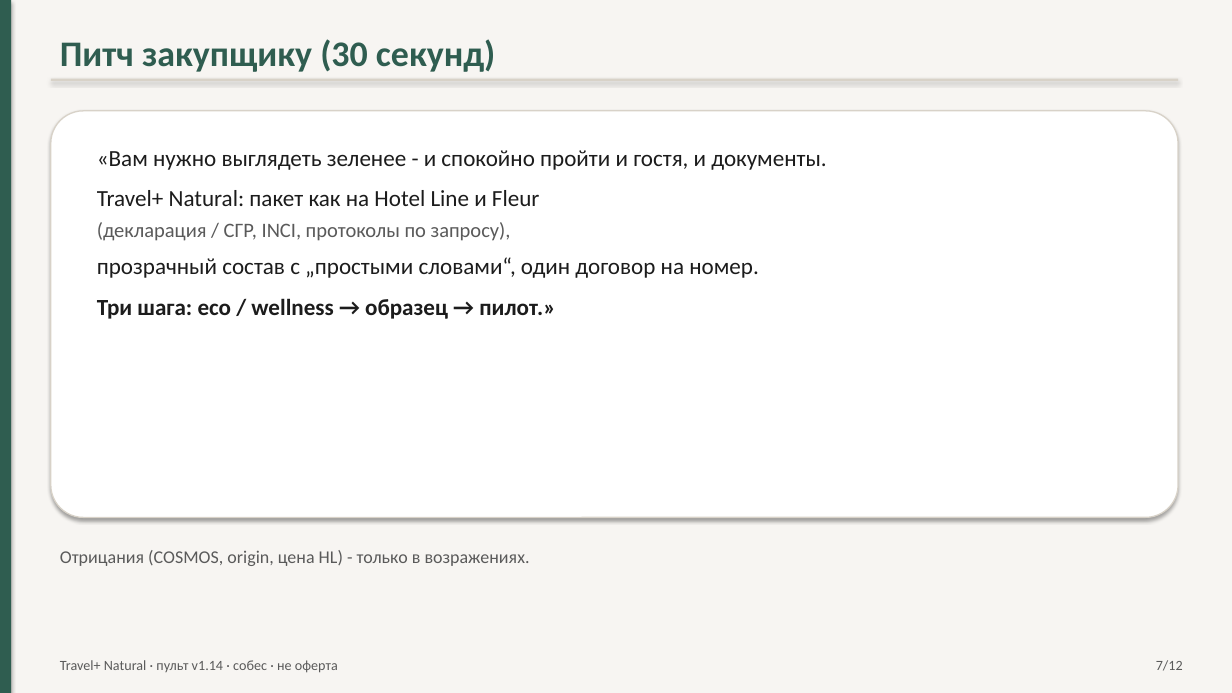
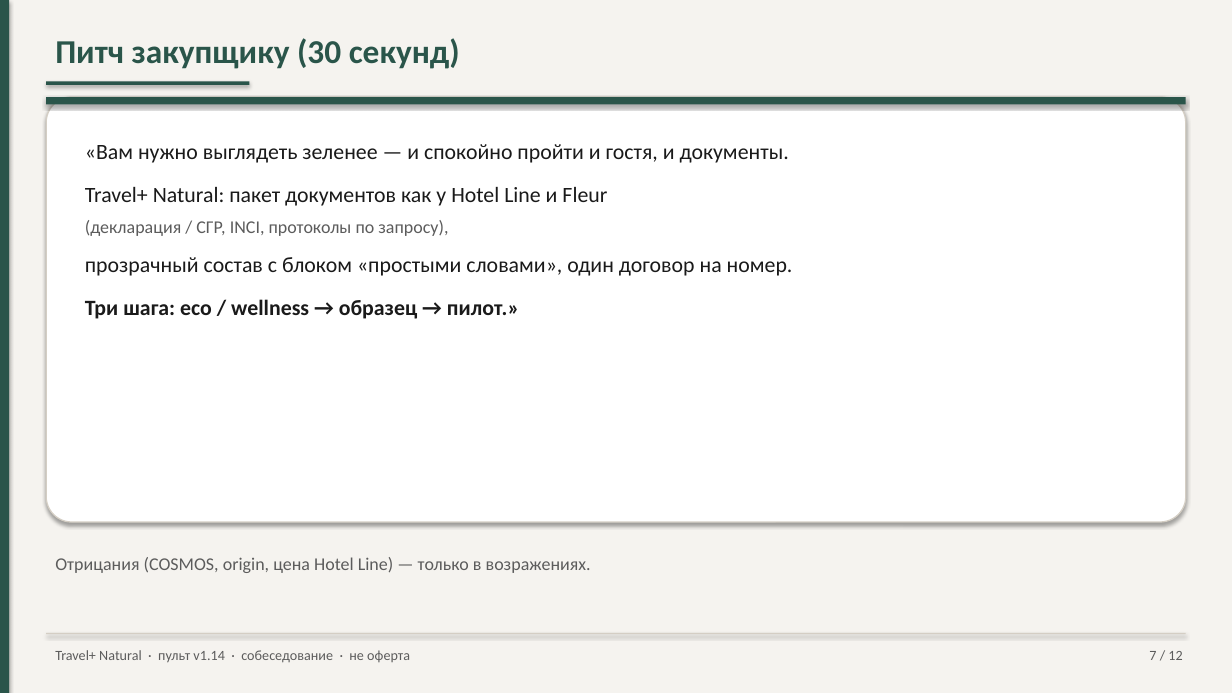
Before and after one commit to pagasbot-coder/Banya-Digital, a slide deck: slide 7 of knowledge-base/presentation-travelplus-interview.pptx. Drawn at 1232x693 pixels with LibreOffice and Linux fonts; fonts in the diff are those of the drawing. Boxes give left, top, right and bottom in pixels: in the first picture for what was removed or moved away, otherwise in the second. Text is boxed around its words. In the diff, an @@ line names an element or a change of style, - is before the commit and + after.

```diff
--- a/knowledge-base/presentation-travelplus-interview.pptx
+++ b/knowledge-base/presentation-travelplus-interview.pptx
@@ rectangle at (x1=0, y1=0, x2=1232, y2=693): fill #F7F5F2 to #F5F3EF @@
@@ rectangle at (x1=0, y1=0, x2=9, y2=693): fill #2F5D50 to #2A554A @@
@@ text "Питч закупщику (30 секунд)" at (x1=55, y1=38, x2=460, y2=69): size 28 to 26 pt, text colour #2F5D50 to #2A554A @@
@@ rectangle added at (x1=46, y1=81, x2=250, y2=85), fill #2A554A @@
@@ rounded rectangle resized from (x1=51, y1=111, x2=1178, y2=518) to (x1=46, y1=97, x2=1186, y2=522) @@
@@ rounded rectangle at (x1=46, y1=97, x2=1186, y2=522): outline #D8D2C8 1 pt to #D4CEC4 1 pt; proportions changed @@
@@ rectangle resized from (x1=51, y1=79, x2=1178, y2=81) to (x1=46, y1=97, x2=1186, y2=104) @@
@@ rectangle at (x1=46, y1=97, x2=1186, y2=104): fill #D8D2C8 to #2A554A @@
@@ text "«Вам нужно выглядеть зеленее — ..." moved from (x1=97, y1=150, x2=826, y2=319) to (x1=85, y1=144, x2=793, y2=319) @@
@@ text at (x1=85, y1=144, x2=789, y2=206): text changed; size 18 to 17 pt; text colour #1C1C1C to #1A1A1A @@
-«Вам нужно выглядеть зеленее - и спокойно пройти и гостя, и документы.
-Travel+ Natural: пакет как на Hotel Line и Fleur
+«Вам нужно выглядеть зеленее — и спокойно пройти и гостя, и документы.
+Travel+ Natural: пакет документов как у Hotel Line и Fleur
@@ text at (x1=85, y1=220, x2=519, y2=319): size 16 to 14 pt, text colour #5A5A5A to #5C5C5C in "(декларация / СГР, INCI, протоколы по запросу),"; size 18 to 17 pt, text colour #1C1C1C to #1A1A1A in "Три шага: eco / wellness → образец ..."; line spacing 1 to 1.15; more space between paragraphs @@
@@ text at (x1=85, y1=257, x2=793, y2=276): text changed; size 18 to 17 pt; text colour #1C1C1C to #1A1A1A @@
-прозрачный состав с „простыми словами“, один договор на номер.
+прозрачный состав с блоком «простыми словами», один договор на номер.
@@ text at (x1=55, y1=557, x2=591, y2=573): text changed; text colour #5A5A5A to #5C5C5C @@
-Отрицания (COSMOS, origin, цена HL) - только в возражениях.
+Отрицания (COSMOS, origin, цена Hotel Line) — только в возражениях.
@@ rectangle added at (x1=46, y1=633, x2=1186, y2=634), fill #D4CEC4 @@
@@ text at (x1=55, y1=650, x2=410, y2=662): text changed; text colour #5A5A5A to #5C5C5C @@
-Travel+ Natural · пульт v1.14 · собес · не оферта
+Travel+ Natural · пульт v1.14 · собеседование · не оферта
@@ text at (x1=1149, y1=651, x2=1182, y2=660): text changed; text colour #5A5A5A to #5C5C5C @@
-7/12
+7 / 12
```
Also in this commit, not shown: 11 other slides changed, 10 other files.
